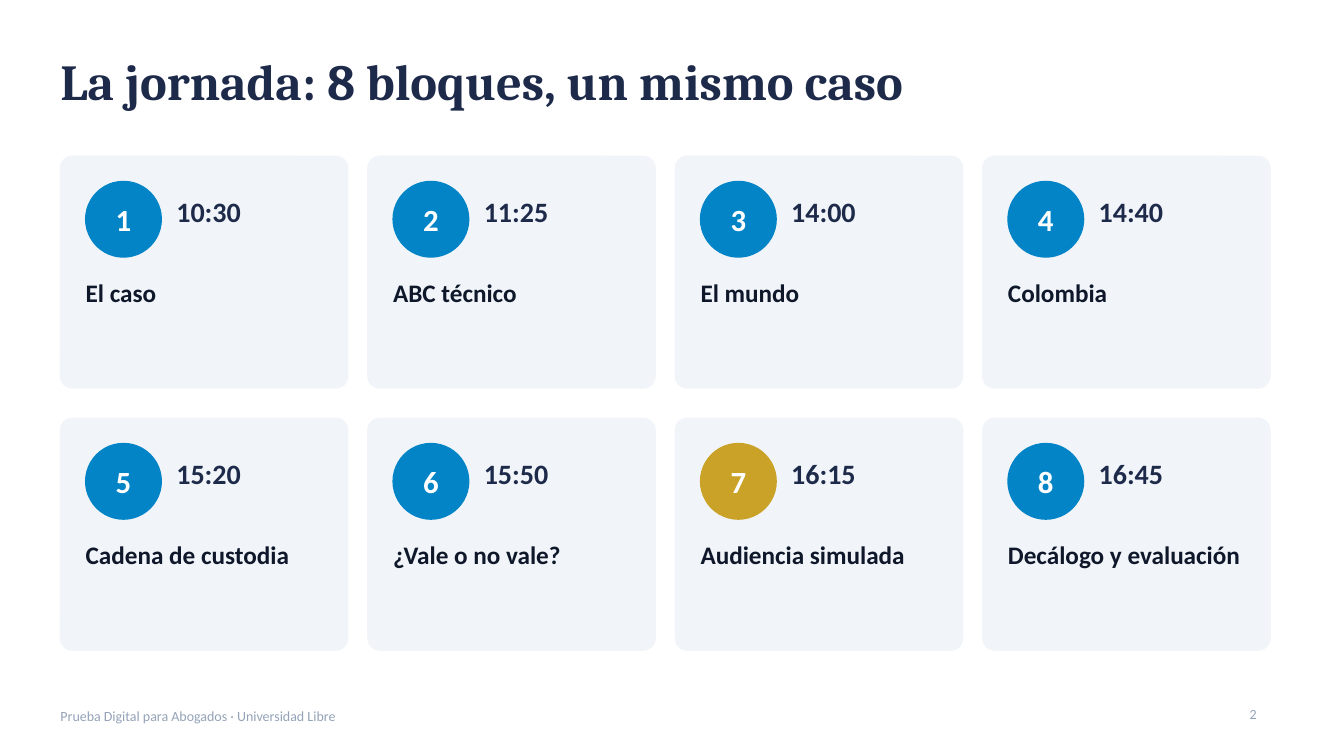
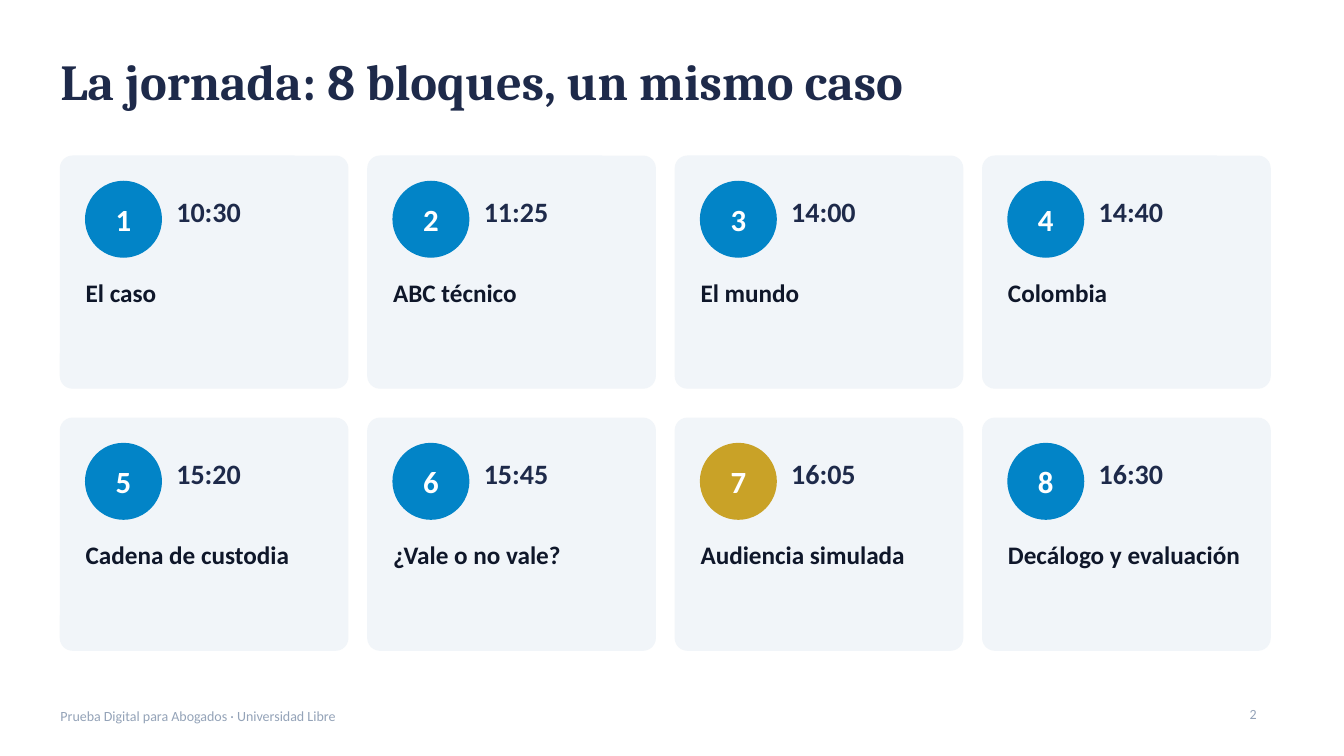
Before and after one commit to CertAcademico/cert-academico-by-redciber-org, a slide deck: slide 2 of materiales/prueba-digital/presentacion-prueba-digital-unilibre.pptx. Drawn at 1344x756 pixels with LibreOffice and Linux fonts; fonts in the diff are those of the drawing. Boxes give left, top, right and bottom in pixels: in the first picture for what was removed or moved away, otherwise in the second. Text is boxed around its words. In the diff, an @@ line names an element or a change of style, - is before the commit and + after.

```diff
--- a/materiales/prueba-digital/presentacion-prueba-digital-unilibre.pptx
+++ b/materiales/prueba-digital/presentacion-prueba-digital-unilibre.pptx
@@ text at [484,465,548,484]: text changed @@
-15:50
+15:45
@@ text at [791,465,855,484]: text changed @@
-16:15
+16:05
@@ text at [1099,465,1163,484]: text changed @@
-16:45
+16:30
```
Also in this commit, not shown: 5 other slides changed, 1 other file.
